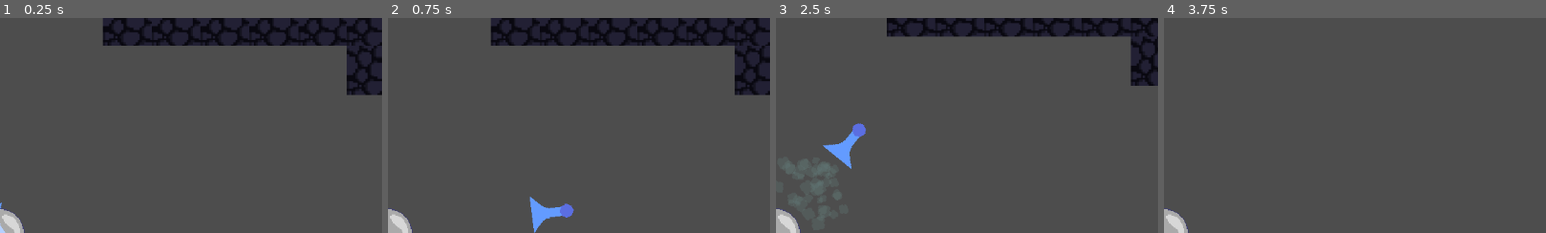
Above: before the commit, frames 1-4 (left to right).
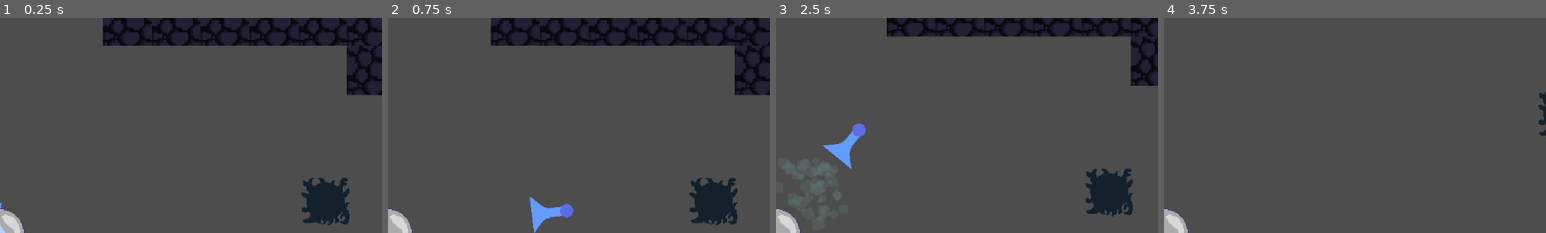
Above: after the commit, the same moments.

Repository: BenjaminWalls/Test_Winter2023
Game: Godot game, scene res://test_environment.tscn
Two runs of this game, one before a commit and one after it. Both use one fixed random seed, a clock stepped at 60 frames per second and the inputs below.
Inputs (mouse positions are % of the whole screen's width and height, from its top left):
- Up to frame 1 (0.25 s): no input
- Up to frame 2 (0.75 s): tap Enter at 0.5 s; move the mouse to (72, 45) at 0.52 s; press the mouse at (72, 45) at 0.53 s
- Up to frame 3 (2.5 s): tap Space at 1.25 s; move the mouse to (30, 55) at 1.27 s; release the mouse at (30, 55) at 1.28 s; click (30, 55) at 1.35 s; tap Enter at 2 s; move the mouse to (60, 28) at 2.02 s; press the mouse at (60, 28) at 2.03 s
- Up to frame 4 (3.75 s): move the mouse to (45, 70) at 2.77 s; release the mouse at (45, 70) at 2.78 s; click (45, 70) at 2.85 s; move the mouse to (80, 65) at 3.52 s; press the mouse at (80, 65) at 3.53 s
The pictures show only the part of the screen within x 50-100%, y 0-50%; the shares and areas given below are measured in that part.

The runs differ from the first frame. In frame 1, 2.1% of the frame differs, in the area x 79-92%, y 74-97%; in frame 2, 2.1%; in frame 3, 2.1%, in the area x 81-94%, y 70-93%; in frame 4, 0.2%.

Commit message:
Added various assets and starte working on menu. Added spikes that work sort of

Diff:
--- a/Air.gd
+++ b/Air.gd
@@ -4,9 +4,7 @@
 var Bubble_Position
 # Called every frame. 'delta' is the elapsed time since the previous frame.
 func _process(delta):
-	#get_node("RigidBody2D").gravity_scale=0
 	Mouse_Position=get_global_mouse_position()
 	global_position=Mouse_Position
 	Bubble_Position=get_parent().get_node("Bubble/BubbleRigid").global_position
 	look_at(Bubble_Position)
-	pass
--- /dev/null
+++ b/Bubble.gd
@@ -0,0 +1,17 @@
+extends Node2D
+
+
+# Called when the node enters the scene tree for the first time.
+func _ready():
+	pass # Replace with function body.
+
+
+# Called every frame. 'delta' is the elapsed time since the previous frame.
+func _process(delta):
+	pass
+
+func _on_area_2d_body_entered(body):
+	print("PLAY DEATH ANIMATION, NO NEED TO QUEUE FREE.")
+	$BubbleRigid/AnimatedSprite2D.play("Pop")
+
+	pass
--- a/PushBubble.gd
+++ b/PushBubble.gd
@@ -1,8 +1,7 @@
 extends RayCast2D
 
 var Mouse_Position
-var Bubble_Position
-var force=1
+var force = 1
 var velocity
 
 # Called every frame. 'delta' is the elapsed time since the previous frame.
--- /dev/null
+++ b/bubparticles_1.tres
@@ -0,0 +1,11 @@
+[gd_resource type="CurveXYZTexture" load_steps=2 format=3 uid="uid://5i4hmko83x33"]
+
+[sub_resource type="Curve" id="Curve_ew0g6"]
+min_value = -100.0
+max_value = 0.0
+_data = [Vector2(0, 0), 0.0, 0.0, 0, 0, Vector2(0.1, -100), 0.0, 0.0, 0, 0, Vector2(0.3, -50), 0.0, 0.0, 0, 0]
+point_count = 3
+metadata/_snap_enabled = true
+
+[resource]
+curve_y = SubResource("Curve_ew0g6")
--- /dev/null
+++ b/bubparticles_2.tres
@@ -0,0 +1,19 @@
+[gd_resource type="ParticleProcessMaterial" load_steps=3 format=3 uid="uid://bf31f48pwss1f"]
+
+[sub_resource type="Curve" id="Curve_5u77e"]
+min_value = -100.0
+max_value = 0.0
+_data = [Vector2(0, -70.3297), 0.0, 0.0, 0, 0, Vector2(1, -21.978), 0.0, 0.0, 0, 0]
+point_count = 2
+
+[sub_resource type="CurveXYZTexture" id="CurveXYZTexture_ccjq4"]
+curve_y = SubResource("Curve_5u77e")
+
+[resource]
+particle_flag_disable_z = true
+emission_shape = 3
+emission_box_extents = Vector3(500, 1, 1)
+directional_velocity_min = 1.0
+directional_velocity_max = 1.0
+directional_velocity_curve = SubResource("CurveXYZTexture_ccjq4")
+gravity = Vector3(0, 0, 0)
--- /dev/null
+++ b/menu.tscn
@@ -0,0 +1,38 @@
+[gd_scene load_steps=5 format=3 uid="uid://g4of3mhl7hk5"]
+
+[ext_resource type="Texture2D" uid="uid://cgpxe22ilri4d" path="res://Assets/bubble.png" id="1_nx6ie"]
+[ext_resource type="Texture2D" uid="uid://5i4hmko83x33" path="res://bubparticles_1.tres" id="1_p47ug"]
+[ext_resource type="Material" uid="uid://bf31f48pwss1f" path="res://bubparticles_2.tres" id="3_qdtf8"]
+
+[sub_resource type="ParticleProcessMaterial" id="ParticleProcessMaterial_pd1lj"]
+particle_flag_disable_z = true
+emission_shape = 3
+emission_box_extents = Vector3(500, 1, 1)
+directional_velocity_min = 1.0
+directional_velocity_max = 1.0
+directional_velocity_curve = ExtResource("1_p47ug")
+gravity = Vector3(0, 0, 0)
+
+[node name="Control" type="Control"]
+layout_mode = 3
+anchors_preset = 15
+anchor_right = 1.0
+anchor_bottom = 1.0
+grow_horizontal = 2
+grow_vertical = 2
+
+[node name="GPUParticles2D" type="GPUParticles2D" parent="."]
+modulate = Color(0.501961, 1, 1, 0.47451)
+position = Vector2(590, 682)
+amount = 9
+process_material = SubResource("ParticleProcessMaterial_pd1lj")
+texture = ExtResource("1_nx6ie")
+lifetime = 14.0
+
+[node name="GPUParticles2D2" type="GPUParticles2D" parent="."]
+modulate = Color(1, 1, 1, 0.443137)
+position = Vector2(590, 682)
+amount = 10
+process_material = ExtResource("3_qdtf8")
+texture = ExtResource("1_nx6ie")
+lifetime = 14.0
--- a/test_environment.tscn
+++ b/test_environment.tscn
@@ -6,7 +6,10 @@
 [ext_resource type="Script" path="res://PushBubble.gd" id="3_1jbyb"]
 [ext_resource type="Texture2D" uid="uid://cvia81dmv2dfs" path="res://Assets/TileMap/cobble.png" id="6_36pl0"]
 [ext_resource type="Texture2D" uid="uid://dd6lwlx6tk7uv" path="res://Assets/cloud.png" id="6_khqjb"]
+[ext_resource type="Script" path="res://Bubble.gd" id="7_3uix7"]
 [ext_resource type="Texture2D" uid="uid://cfn31mr0iecr" path="res://Assets/TileMap/grass-and-dirt.png" id="7_bp6dm"]
+[ext_resource type="Texture2D" uid="uid://jhl5rqwqoo6x" path="res://Assets/bubble_popped-Sheet.png" id="8_1usly"]
+[ext_resource type="Texture2D" uid="uid://rssvirw4y8om" path="res://Assets/spike.png" id="8_tvyur"]
 
 [sub_resource type="TileSetAtlasSource" id="TileSetAtlasSource_01r3q"]
 texture = ExtResource("6_36pl0")
@@ -43,8 +46,41 @@
 scale_max = 0.3
 color = Color(0.717647, 0.996078, 0.976471, 0.329412)
 
+[sub_resource type="AtlasTexture" id="AtlasTexture_lwfvb"]
+atlas = ExtResource("8_1usly")
+region = Rect2(0, 0, 64, 64)
+
+[sub_resource type="AtlasTexture" id="AtlasTexture_y6fll"]
+atlas = ExtResource("8_1usly")
+region = Rect2(64, 0, 64, 64)
+
+[sub_resource type="SpriteFrames" id="SpriteFrames_esfns"]
+animations = [{
+"frames": [{
+"duration": 1.0,
+"texture": SubResource("AtlasTexture_lwfvb")
+}, {
+"duration": 1.0,
+"texture": SubResource("AtlasTexture_y6fll")
+}],
+"loop": false,
+"name": &"Pop",
+"speed": 5.0
+}, {
+"frames": [{
+"duration": 1.0,
+"texture": ExtResource("1_2m6f8")
+}],
+"loop": true,
+"name": &"default",
+"speed": 5.0
+}]
+
 [sub_resource type="CircleShape2D" id="CircleShape2D_lsy11"]
 radius = 32.0156
+
+[sub_resource type="CircleShape2D" id="CircleShape2D_buygo"]
+radius = 30.1496
 
 [node name="TestEnvironment" type="Node2D"]
 
@@ -56,14 +92,14 @@
 [node name="Air" type="Node2D" parent="."]
 position = Vector2(66, -33)
 script = ExtResource("1_vih7h")
-metadata/_edit_group_ = true
 
 [node name="Sprite2D" type="Sprite2D" parent="Air"]
 texture_filter = 1
 texture = ExtResource("1_duac7")
 
 [node name="PushBubble" type="RayCast2D" parent="Air"]
-target_position = Vector2(161, 0)
+position = Vector2(32, 0)
+target_position = Vector2(125, 0)
 script = ExtResource("3_1jbyb")
 
 [node name="GPUParticles2D" type="GPUParticles2D" parent="Air"]
@@ -76,6 +112,7 @@
 
 [node name="Bubble" type="Node2D" parent="."]
 position = Vector2(121, 53)
+script = ExtResource("7_3uix7")
 metadata/_edit_group_ = true
 
 [node name="BubbleRigid" type="RigidBody2D" parent="Bubble"]
@@ -84,9 +121,26 @@
 [node name="Camera2D" type="Camera2D" parent="Bubble/BubbleRigid"]
 zoom = Vector2(1.15, 1.15)
 
-[node name="Sprite2D" type="Sprite2D" parent="Bubble/BubbleRigid"]
+[node name="AnimatedSprite2D" type="AnimatedSprite2D" parent="Bubble/BubbleRigid"]
 texture_filter = 1
-texture = ExtResource("1_2m6f8")
+sprite_frames = SubResource("SpriteFrames_esfns")
 
 [node name="CollisionShape2D" type="CollisionShape2D" parent="Bubble/BubbleRigid"]
 shape = SubResource("CircleShape2D_lsy11")
+
+[node name="Spikes" type="Node2D" parent="."]
+
+[node name="Spike" type="Node2D" parent="Spikes"]
+position = Vector2(548, 12)
+metadata/_edit_group_ = true
+
+[node name="Sprite2D" type="Sprite2D" parent="Spikes/Spike"]
+texture_filter = 1
+texture = ExtResource("8_tvyur")
+
+[node name="Area2D" type="Area2D" parent="Spikes/Spike"]
+
+[node name="CollisionShape2D" type="CollisionShape2D" parent="Spikes/Spike/Area2D"]
+shape = SubResource("CircleShape2D_buygo")
+
+[connection signal="body_entered" from="Spikes/Spike/Area2D" to="Bubble" method="_on_area_2d_body_entered"]
Binary file added: Assets/bubble_popped-Sheet.png
Not shown, changed: Assets/bubble_popped-Sheet.png.import
Binary file added: Assets/spike.png
Not shown, added: Assets/spike.png.import
Not shown: 1 places in test_environment.tscn that only renumber resources
